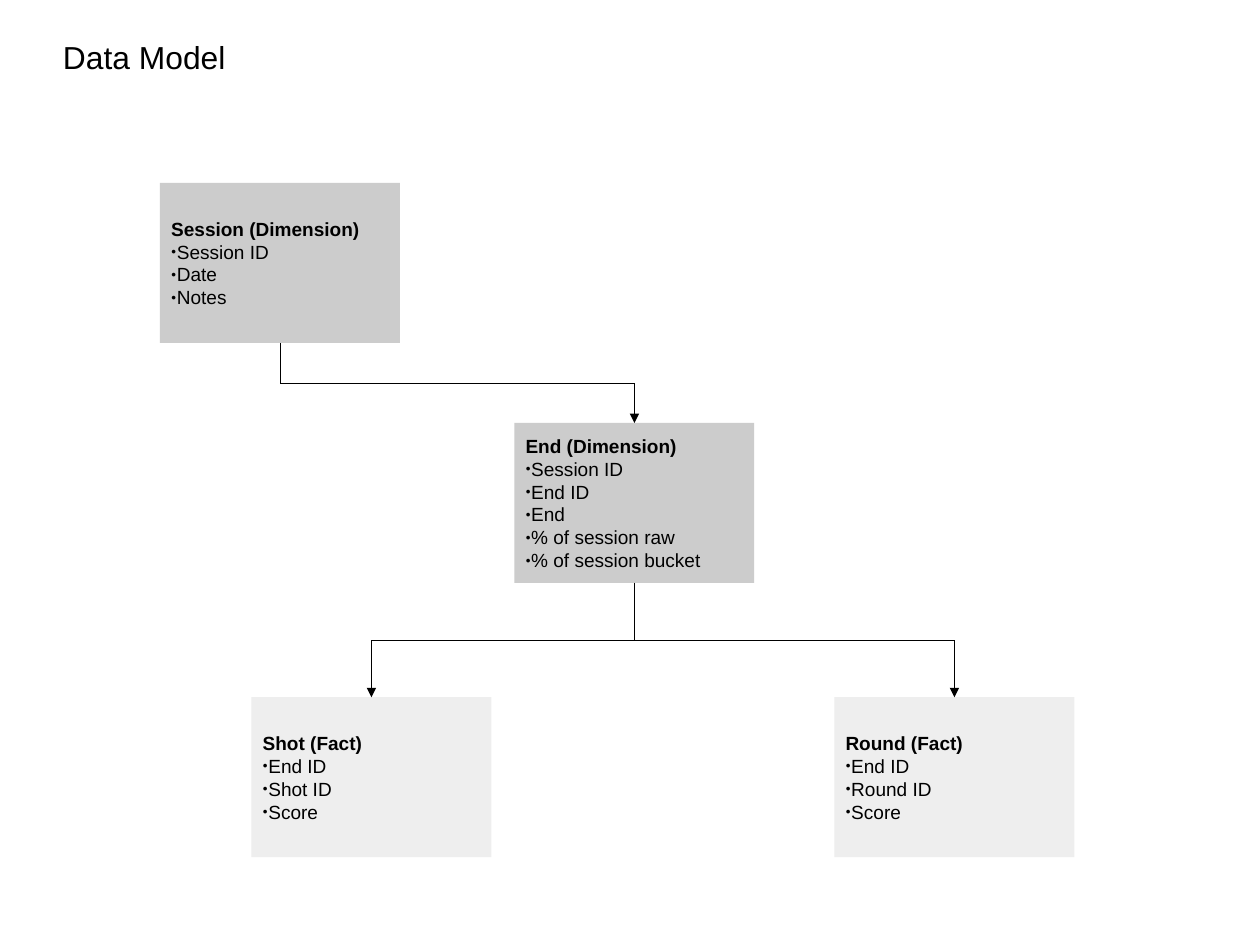
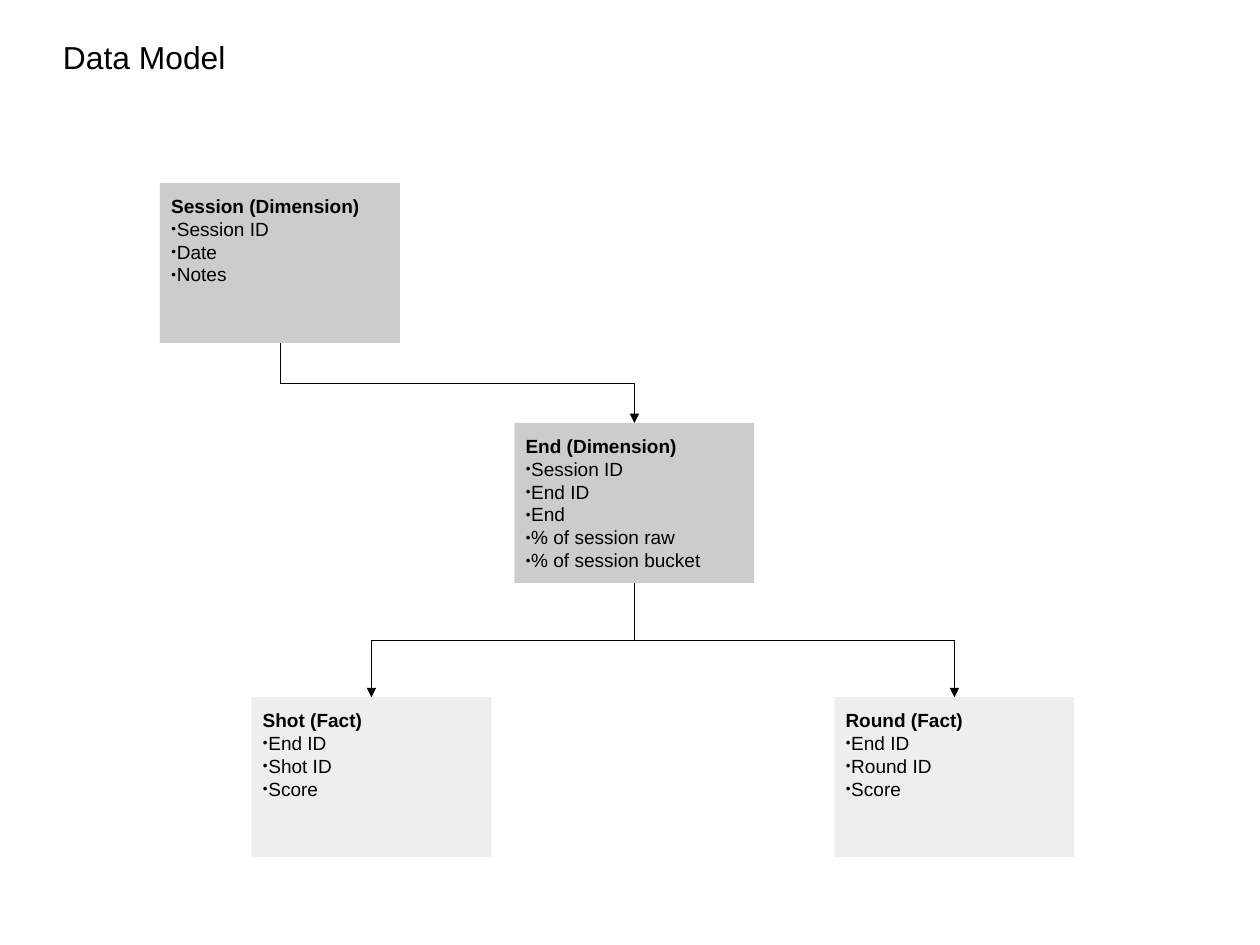
Before and after one commit to lwadya/archery_progress_report, a slide deck: slide 1 of design/report_planning_doc.odp. Drawn at 1260x945 pixels with LibreOffice and Linux fonts; fonts in the diff are those of the drawing. Boxes give left, top, right and bottom in pixels: in the first picture for what was removed or moved away, otherwise in the second. Text is boxed around its words. In the diff, an @@ line names an element or a change of style, - is before the commit and + after.

```diff
--- a/design/report_planning_doc.odp
+++ b/design/report_planning_doc.odp
@@ vertical alignment middle to top in 3 elements at <box>160,183,400,343</box>, <box>252,697,492,858</box>, <box>835,697,1075,858</box> @@
```
Also in this commit, not shown: 2 slides added.
